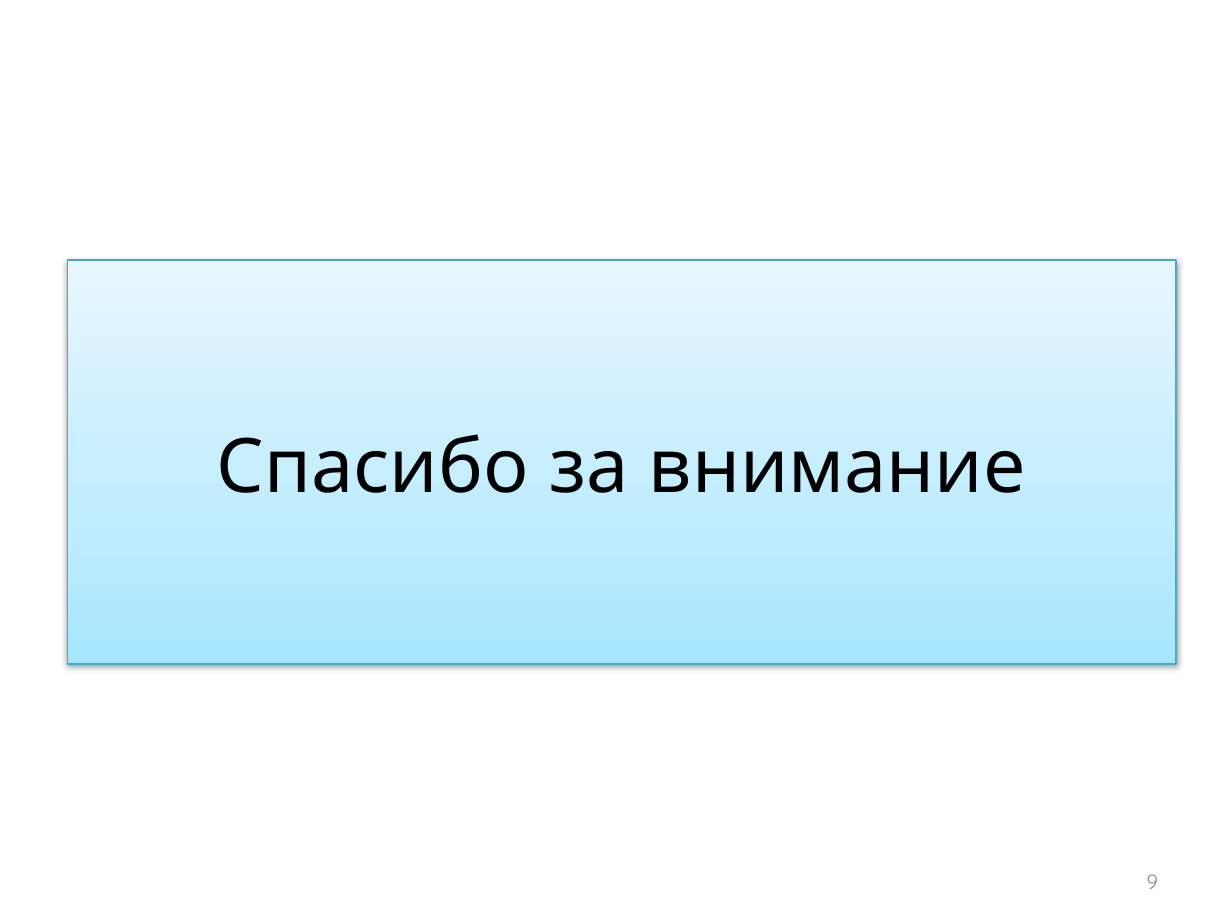
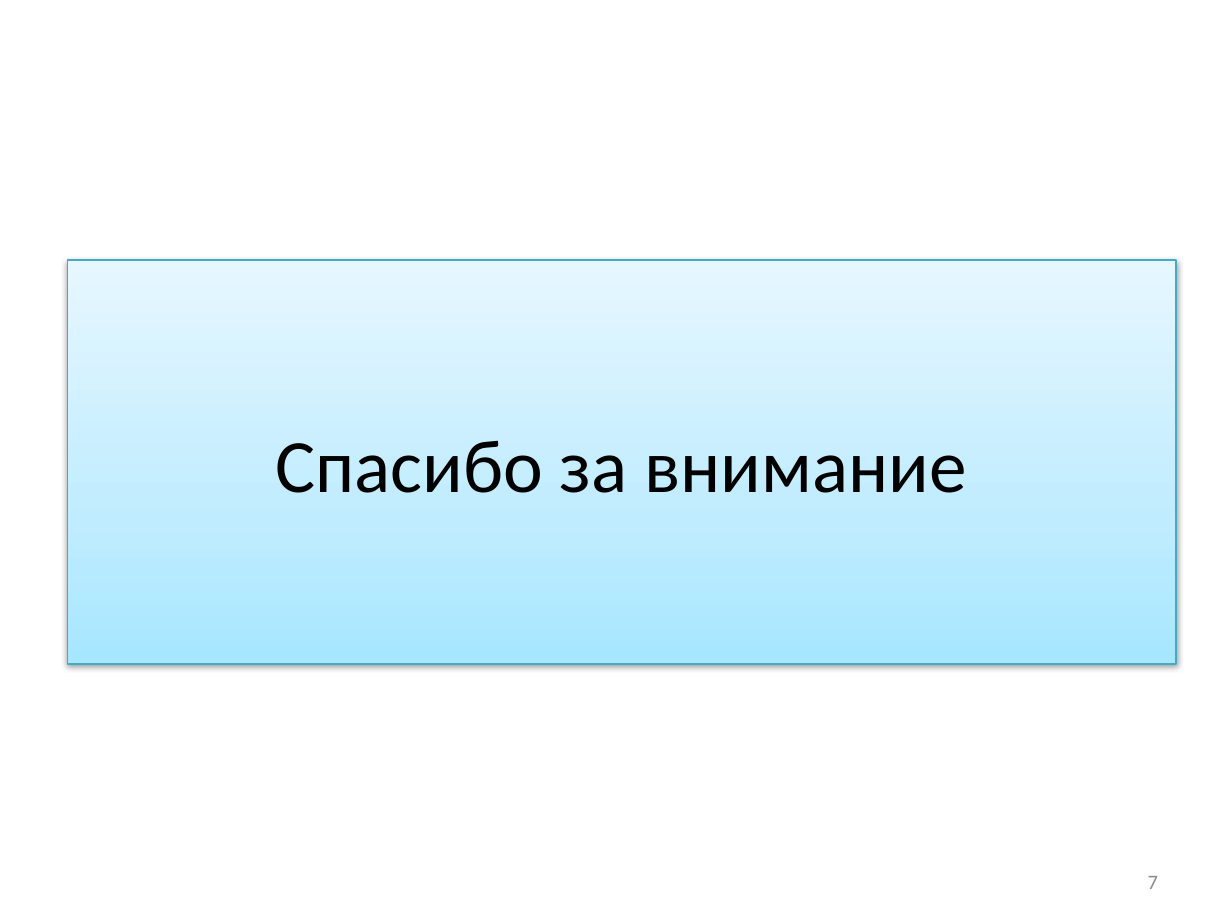
Before and after one commit to ustadenis/OpenCLImageFilter, a slide deck: slide 7 of Diplom/Презентация.pptx (slide 9 before the commit). Drawn at 1232x924 pixels with LibreOffice and Linux fonts; fonts in the diff are those of the drawing. Boxes give left, top, right and bottom in pixels: in the first picture for what was removed or moved away, otherwise in the second. Text is boxed around its words. In the diff, an @@ line names an element or a change of style, - is before the commit and + after.

```diff
--- a/Diplom/Презентация.pptx
+++ b/Diplom/Презентация.pptx
@@ title "Спасибо за внимание" at box(68, 260, 1177, 664): font Quicksand to Calibri @@
@@ page number at box(1148, 876, 1158, 889): text changed; font Quicksand to Calibri @@
-9
+7
```
Also in this commit, not shown: 4 other slides changed, 2 slides added, 4 slides removed, 1 other file.
